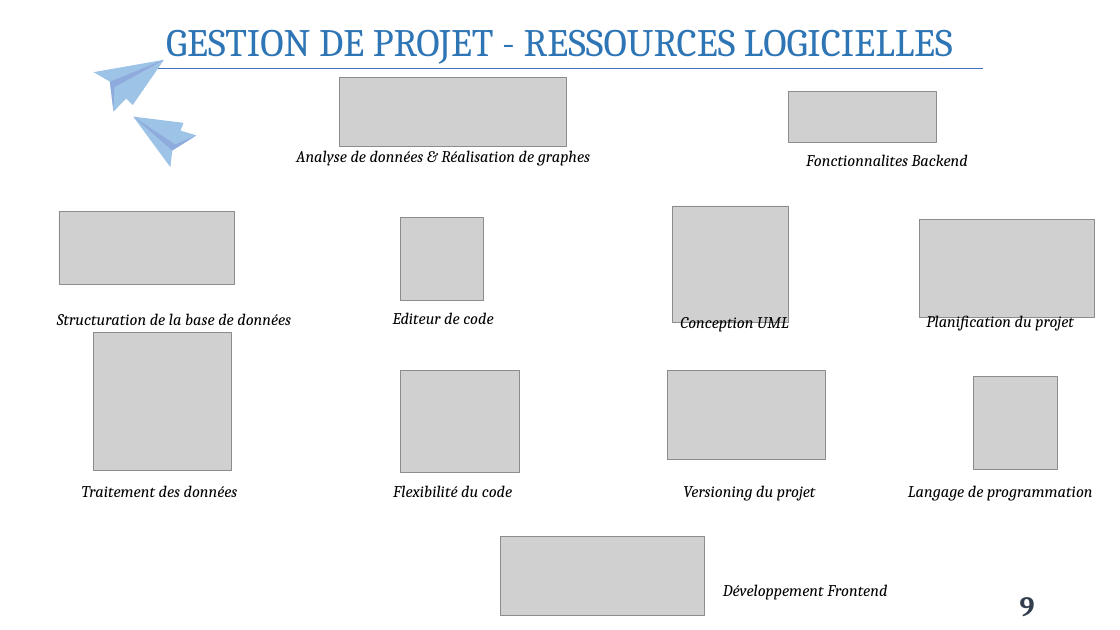
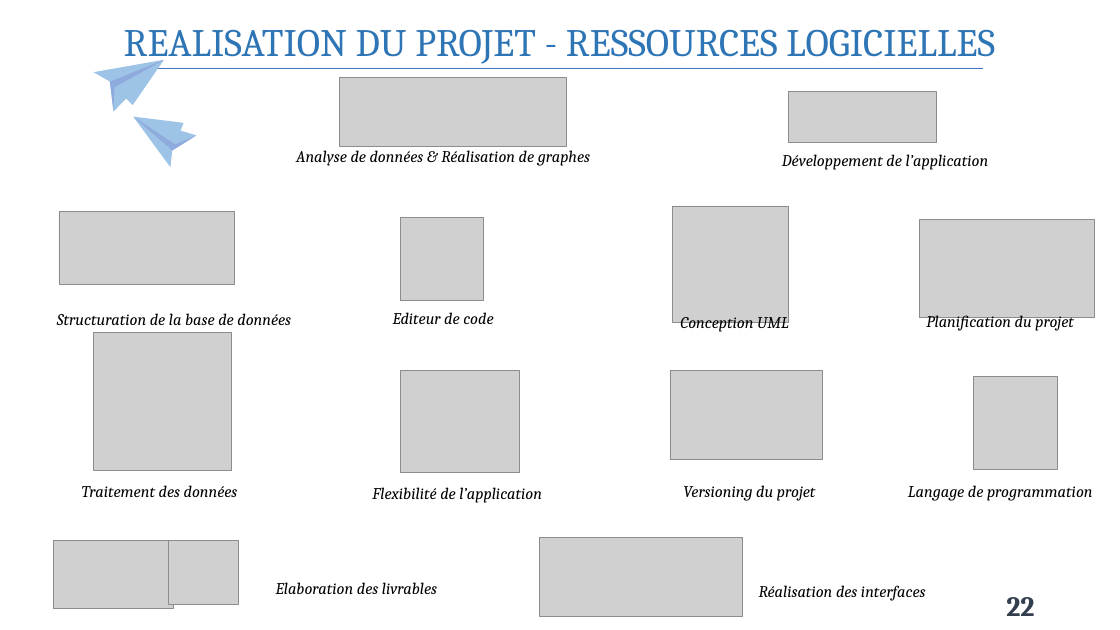
Before and after one commit to Claude127/stageX2, a slide deck: slide 22 of Presentation1.pptx (slide 9 before the commit). Drawn at 1120x630 pixels with LibreOffice and Linux fonts; fonts in the diff are those of the drawing; grey boxes stand for pictures. Boxes give left, top, right and bottom in pixels: in the first picture for what was removed or moved away, otherwise in the second. Text is boxed around its words. In the diff, an @@ line names an element or a change of style, - is before the commit and + after.

```diff
--- a/Presentation1.pptx
+++ b/Presentation1.pptx
@@ text at (x1=124, y1=29, x2=995, y2=66): text changed @@
-GESTION DE PROJET - RESSOURCES LOGICIELLES
+REALISATION DU PROJET - RESSOURCES LOGICIELLES
@@ text at (x1=782, y1=154, x2=989, y2=170): text changed @@
-Fonctionnalites Backend
+Développement de l’application
@@ text at (x1=372, y1=487, x2=542, y2=503): text changed @@
-Flexibilité du code
+Flexibilité de l’application
@@ picture moved from (x1=501, y1=536, x2=704, y2=615) to (x1=539, y1=537, x2=743, y2=616) @@
@@ picture added at (x1=53, y1=541, x2=174, y2=609) @@
@@ picture added at (x1=169, y1=541, x2=239, y2=604) @@
@@ text added at (x1=276, y1=582, x2=437, y2=594), 14 pt, text #000000, italic @@
+Elaboration des livrables
@@ text at (x1=759, y1=585, x2=926, y2=601): text changed @@
-Développement Frontend
+Réalisation des interfaces
@@ page number at (x1=1006, y1=597, x2=1034, y2=616): text changed @@
-9
+22
```
Also in this commit, not shown: 10 other slides changed, 5 slides added, 5 other files.
